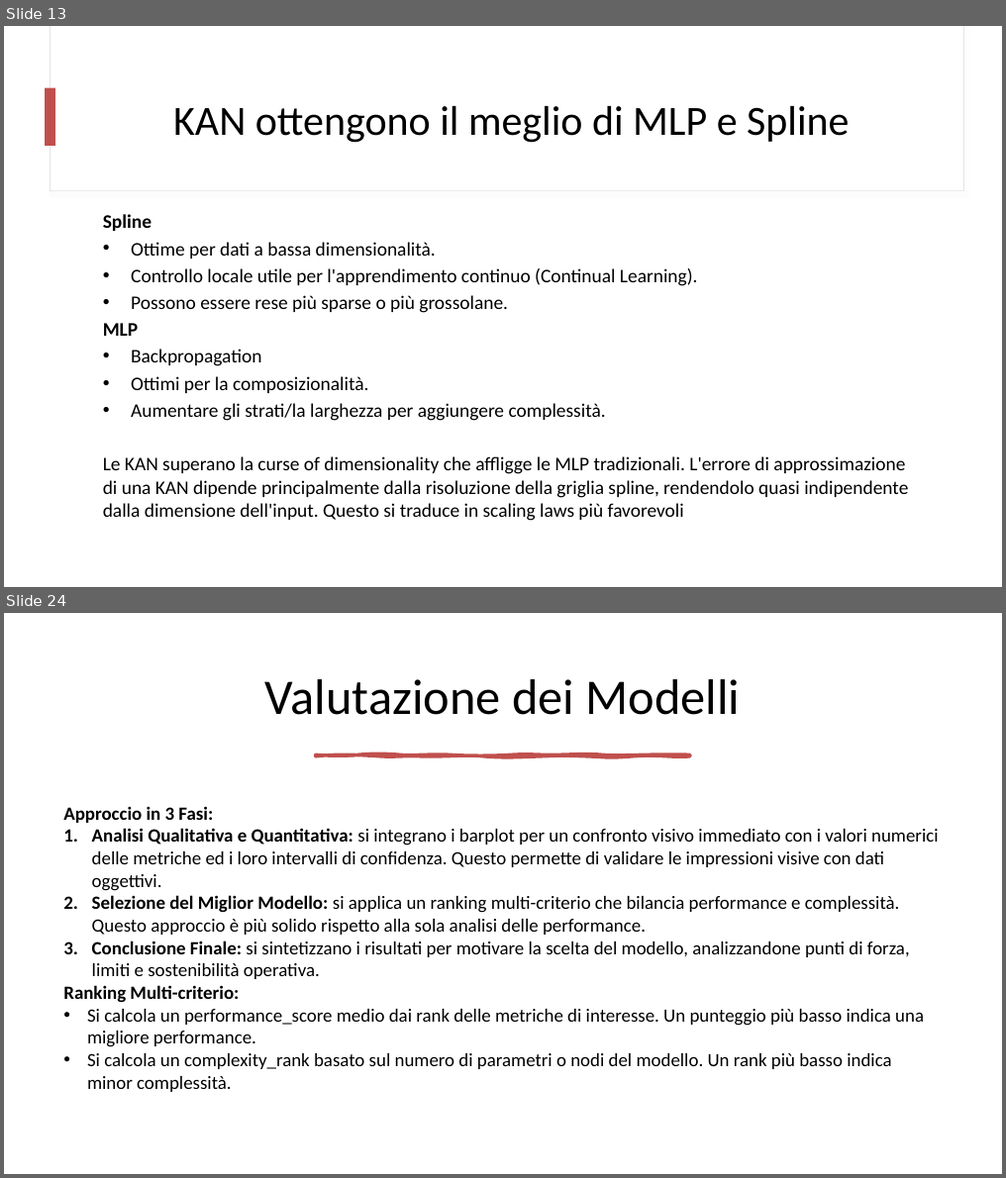
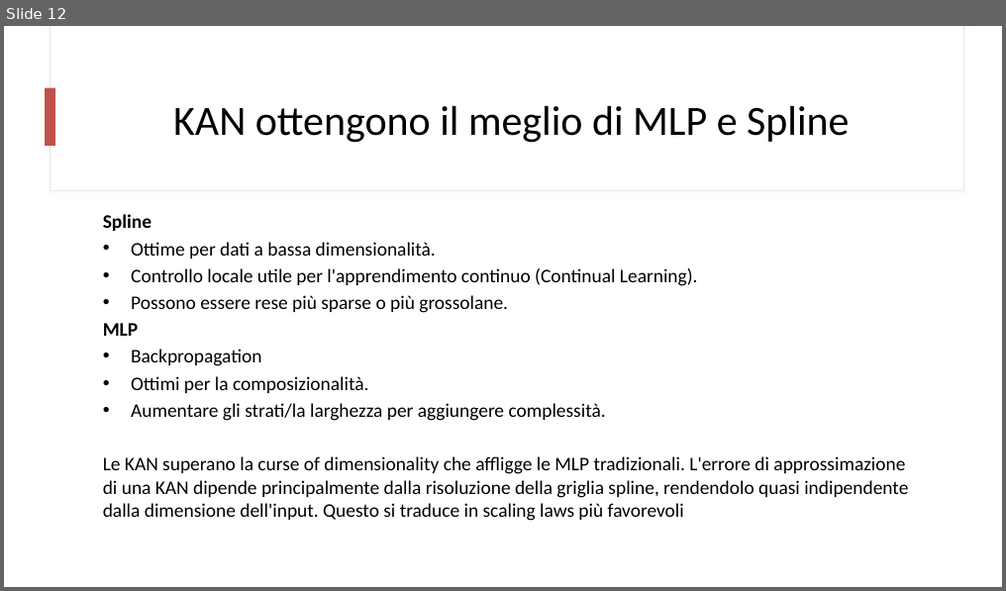
Before and after one commit to mtomas03/Thesis_Paper, a slide deck: Presentation.pptx. Shown one above the other, each under a label of ours: slides 13 and 24 before the commit, slide 12 after it; the slides between them are not shown. The pictures are 1006x1178 and 1006x591 pixels, drawn with LibreOffice and Linux fonts; fonts in the diff are those of the drawing. Boxes give left, top, right and bottom in pixels: in the first picture for what was removed or moved away, otherwise in the second. Text is boxed around its words. In the diff, an @@ line names an element or a change of style, - is before the commit and + after.

```diff
--- a/Presentation.pptx
+++ b/Presentation.pptx
@@ slide 24 removed at bbox=[4, 613, 1002, 1174], background #FFFFFF @@
@@ title removed at bbox=[265, 679, 741, 715] @@
-Valutazione dei Modelli
@@ freeform shape removed at bbox=[316, 756, 690, 757] @@
@@ text removed at bbox=[63, 806, 939, 1092] @@
-Approccio in 3 Fasi:
-1. Analisi Qualitativa e Quantitativa: si integrano i barplot per un confronto visivo immediato con i valori numerici delle metriche ed i loro intervalli di confidenza. Questo permette di validare le impressioni visive con dati oggettivi.
-2. Selezione del Miglior Modello: si applica un ranking multi-criterio che bilancia performance e complessità. Questo approccio è più solido rispetto alla sola analisi delle performance.
-3. Conclusione Finale: si sintetizzano i risultati per motivare la scelta del modello, analizzandone punti di forza, limiti e sostenibilità operativa.
-Ranking Multi-criterio:
-• Si calcola un performance_score medio dai rank delle metriche di interesse. Un punteggio più basso indica una migliore performance.
-• Si calcola un complexity_rank basato sul numero di parametri o nodi del modello. Un rank più basso indica minor complessità.
@@ what was slide 13 is now slide 12 @@
```
Also in this commit, not shown: 14 slides changed, 16 other slides removed.
